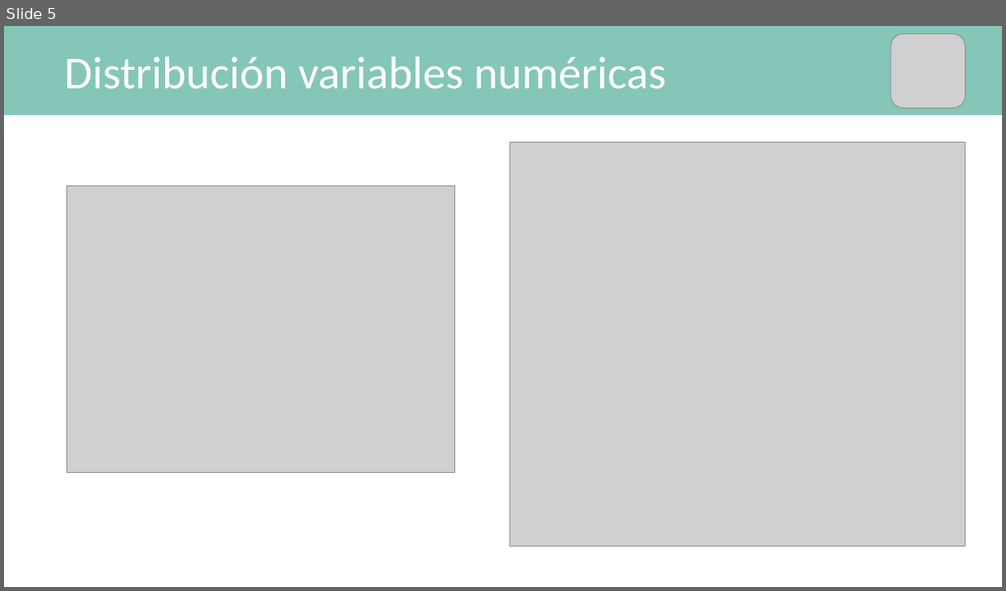
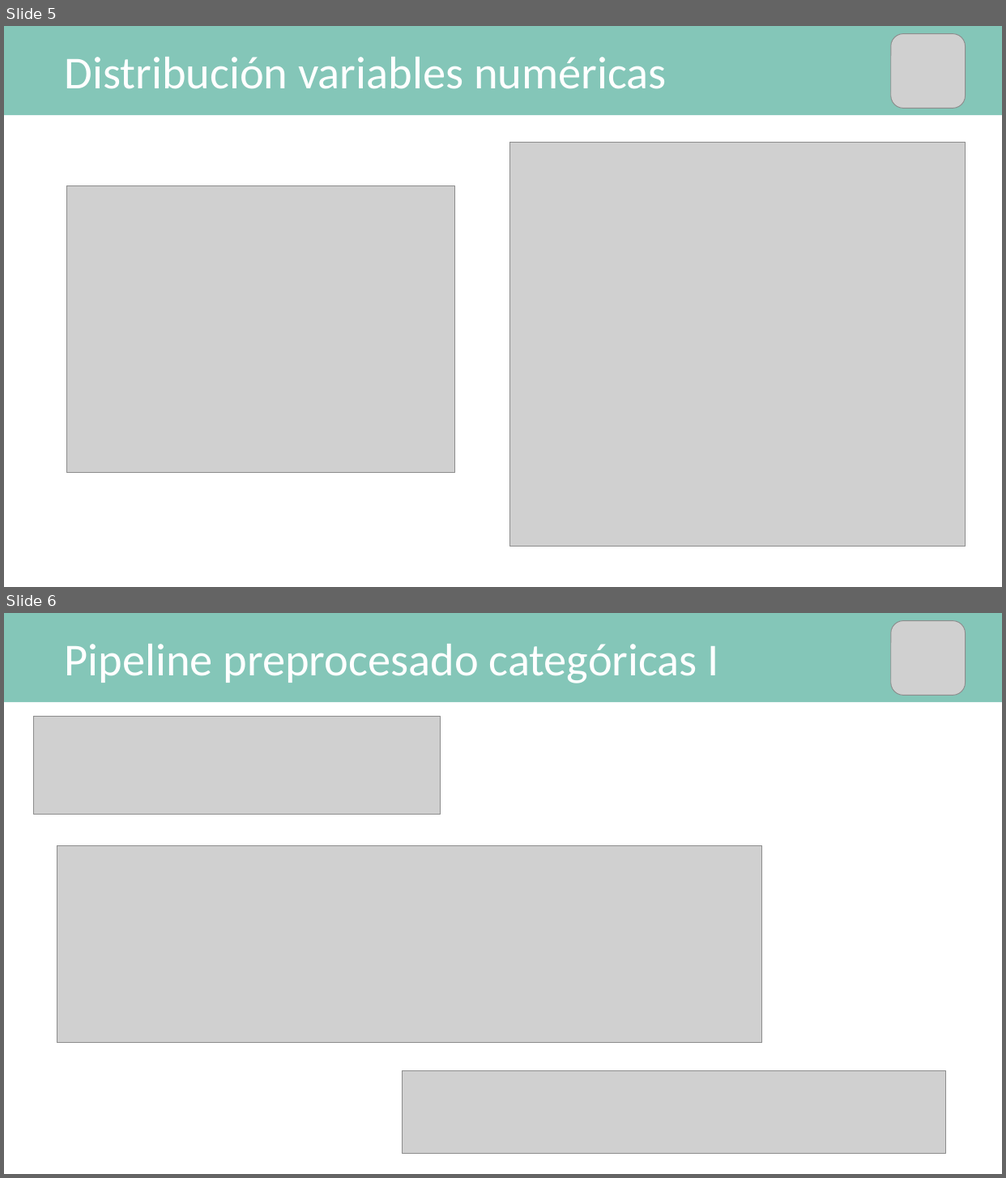
Before and after one commit to mPuchadesdo/Team-Challenge---Team-MPG, a slide deck: Team_MPG.pptx. Shown one above the other, each under a label of ours: slide 5 before the commit, slides 5 and 6 after it. The pictures are 1006x591 and 1006x1178 pixels, drawn with LibreOffice and Linux fonts; fonts in the diff are those of the drawing; grey boxes stand for pictures. Boxes give left, top, right and bottom in pixels: in the first picture for what was removed or moved away, otherwise in the second. Text is boxed around its words. In the diff, an @@ line names an element or a change of style, - is before the commit and + after.

```diff
--- a/Team_MPG.pptx
+++ b/Team_MPG.pptx
@@ slide 6 added at bbox=[4, 613, 1002, 1174], background #FFFFFF @@
@@ rectangle added at bbox=[4, 613, 1002, 702], fill #84C6B8 @@
@@ picture added at bbox=[891, 620, 965, 695] @@
@@ text added at bbox=[65, 644, 719, 683], 44 pt, text #FFFFFF @@
+Pipeline preprocesado categóricas I
@@ picture added at bbox=[33, 717, 441, 815] @@
@@ picture added at bbox=[57, 845, 762, 1043] @@
@@ picture added at bbox=[402, 1071, 946, 1152] @@
```
Also in this commit, not shown: 5 other slides added, 1 slide removed, 2 other files.
